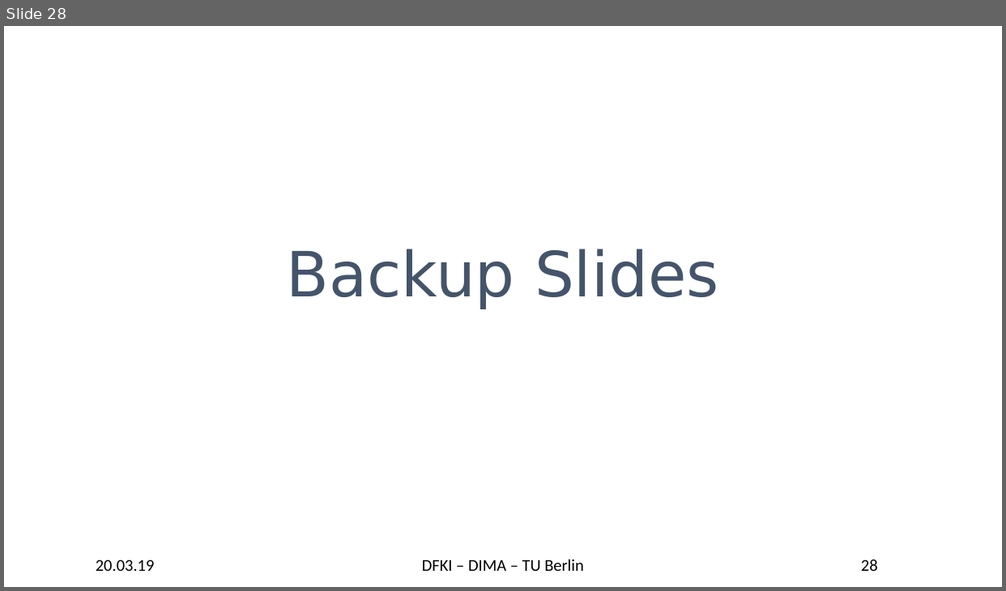
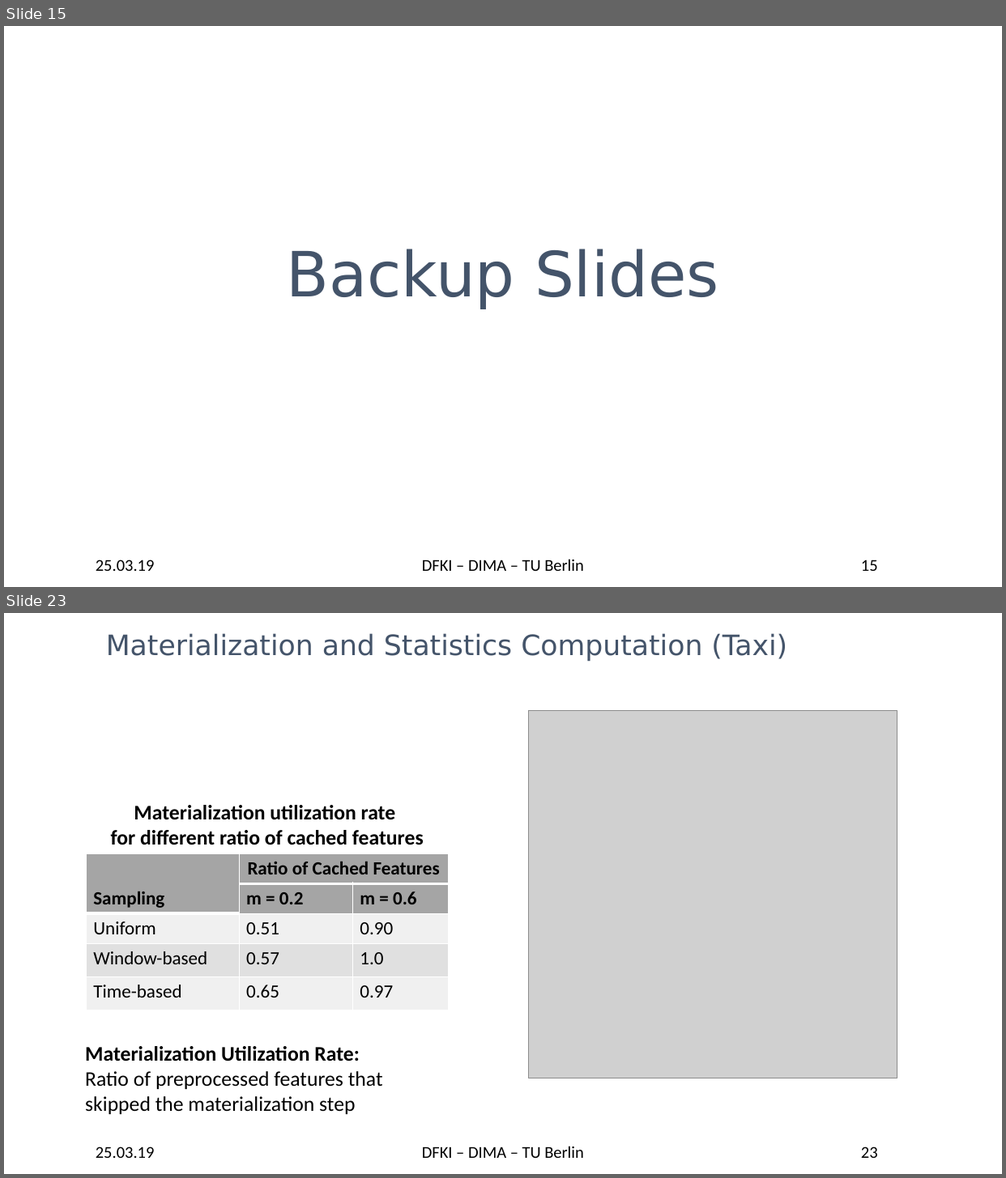
Before and after one commit to TU-Berlin-DIMA/continuous-pipeline-deployment, a slide deck: slides/edbt-2019/edbt-2019.pptx. Shown one above the other, each under a label of ours: slide 28 before the commit, slides 15 and 23 after it; the slides between them are not shown. The pictures are 1006x591 and 1006x1178 pixels, drawn with LibreOffice and Linux fonts; fonts in the diff are those of the drawing; grey boxes stand for pictures; background and template pictures are left out. Boxes give left, top, right and bottom in pixels: in the first picture for what was removed or moved away, otherwise in the second. Text is boxed around its words. In the diff, an @@ line names an element or a change of style, - is before the commit and + after.

```diff
--- a/slides/edbt-2019/edbt-2019.pptx
+++ b/slides/edbt-2019/edbt-2019.pptx
@@ slide 23 added at bbox=[4, 613, 1002, 1174], background picture (left out); not listed: 3 template elements that a slide beside it also shows @@
@@ title added at bbox=[106, 633, 787, 661], 27 pt, text #44546A @@
+Materialization and Statistics Computation (Taxi)
@@ picture added at bbox=[529, 710, 897, 1079] @@
@@ text added at bbox=[111, 805, 424, 845], 20 pt, text #000000, bold @@
+Materialization utilization rate
+for different ratio of cached features
@@ table added at bbox=[87, 854, 449, 1011], 5 rows, 3 columns @@
+Sampling | Ratio of Cached Features | 
+ | m = 0.2 | m = 0.6
+Uniform | 0.51 | 0.90
+Window-based | 0.57 | 1.0
+Time-based | 0.65 | 0.97
@@ text added at bbox=[85, 1046, 383, 1114], 20 pt, text #000000 @@
+Materialization Utilization Rate:
+Ratio of preprocessed features that
+skipped the materialization step
@@ what was slide 28 is now slide 15 @@
@@ slide 15 changed as well @@
@@ text at bbox=[96, 560, 155, 571]: text changed @@
-20.03.19
+25.03.19
@@ page number at bbox=[861, 561, 878, 571]: text changed @@
-28
+15
```
Also in this commit, not shown: 16 other slides changed, 11 other slides added, 18 slides removed, 24 other files.
